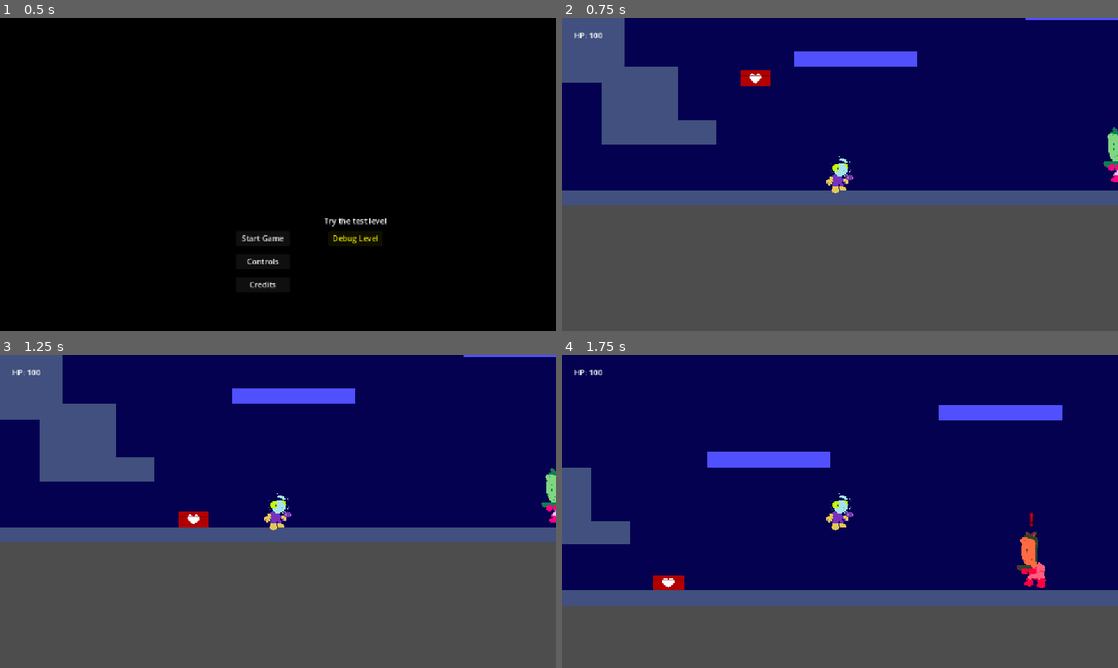
Above: before the commit, frames 1-4 (two rows, left to right).
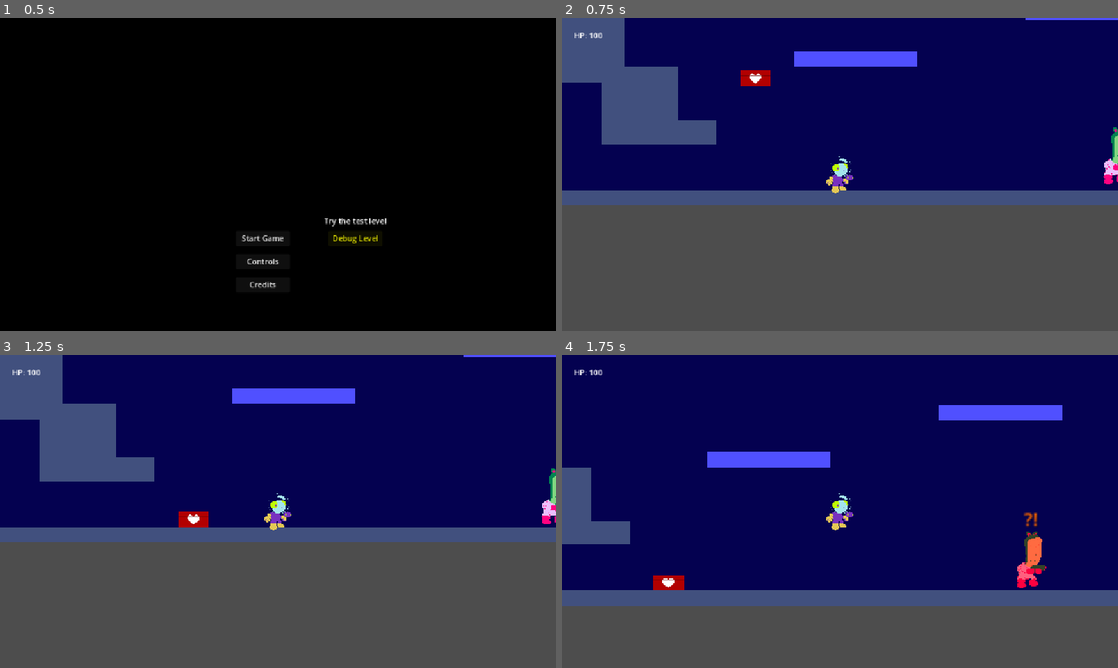
Above: after the commit, the same moments.

Repository: kv-mod3/FightClub-SpacePirates
Game: Godot game, scene res://levels/title_menu.tscn
Same seed, same stepped clock (60 frames per second), same inputs: the game is played once before the commit and once after it.
Inputs:
- Up to frame 1 (0.5 s): no input
- Up to frame 2 (0.75 s): click "Debug Level" at 0.5 s
- Up to frame 3 (1.25 s): no input
- Up to frame 4 (1.75 s): tap Enter (shoot) at 1.25, 1.35 s; hold D (right) from 1.28 s (still down); tap Space (jump) at 1.52 s

Frame 1 is identical in both runs. In frame 2, 0.2% of the frame differs, in the area x 97-100%, y 34-54%; in frame 3, 0.2%; in frame 4, 0.6%, in the area x 81-88%, y 50-75%.

Commit message:
enemy additions
- Enemy now turns around if shot at.
- Player bullet retains info on which direction it is going (this info is passed to the enemy when enemy is collided with)
- Reworked the status indicator function.
- Fixed some comments.

Diff:
--- a/project-space-pirates/levels/level_debug.tscn
+++ b/project-space-pirates/levels/level_debug.tscn
@@ -40,6 +40,7 @@
 
 [node name="PirateEnemy" parent="Enemies" instance=ExtResource("2_03qpd")]
 position = Vector2(128, 0)
+initial_direction = 1
 
 [node name="PirateEnemy2" parent="Enemies" instance=ExtResource("2_03qpd")]
 position = Vector2(752, -128)
--- a/project-space-pirates/objects/enemies/PirateEnemy/pirate_enemy.gd
+++ b/project-space-pirates/objects/enemies/PirateEnemy/pirate_enemy.gd
@@ -83,18 +83,20 @@
 				print("Finished shooting and moving to IDLE state.")
 				current_state = State.IDLE
 
-# Faces enemy depending on which direction it is looking at.
+# Faces enemy's sprite and gun depending on the direction it is in.
 func face_direction() -> void:
+	# Face left.
 	if direction.x > 0:
-		$TestSprite2D.flip_h = true
-		$DetectionArea2D/DetectCollisionShape.position = Vector2(108, 0) # Moves detection collision shape to the right.
-		$MuzzleMarker.position = Vector2(20, 8) # Face enemy muzzle to the right.
-		$MuzzleMarker.rotation_degrees = 180 # Sets the enemy muzzle to a rotation of 180 degrees.
+		$TestSprite2D.flip_h = true # Flips sprite horizontally.
+		$DetectionArea2D/DetectCollisionShape.position = Vector2(108, 0) # Moves detection collision shape.
+		$MuzzleMarker.position = Vector2(20, 8) # Moves enemy muzzle.
+		$MuzzleMarker.rotation_degrees = 180 # Rotates enemy muzzle to 180 degrees.
+	# Face right.
 	if direction.x < 0:
 		$TestSprite2D.flip_h = false
-		$DetectionArea2D/DetectCollisionShape.position = Vector2(-108, 0) # Moves detection collision shape to the left.
-		$MuzzleMarker.position = Vector2(-20, 8) # Face enemy muzzle to the left.
-		$MuzzleMarker.rotation_degrees = 0 # Sets the enemy muzzle to a rotation of 180 degrees.
+		$DetectionArea2D/DetectCollisionShape.position = Vector2(-108, 0)
+		$MuzzleMarker.position = Vector2(-20, 8)
+		$MuzzleMarker.rotation_degrees = 0 # Rotates enemy muzzle to 0 degrees.
 
 
 func move() -> void:
@@ -141,11 +143,9 @@
 		b.transform = $MuzzleMarker.global_transform
 
 
-func take_damage(damage: float) -> void:
-	# TODO: Have enemy move forward if shot.
+func take_damage(damage: float, bullet_direction: String) -> void:
 	if not target:
-		# target =
-		print("Your bullet hit the enemy before he could see you.")
+		status_indicator("?!", "yellow")
 	if taking_damage == false: # Prevents the enemy from taking too many instances of damage while the code runs.
 		taking_damage = true
 		health -= damage
@@ -168,7 +168,22 @@
 		modulate = original_color
 
 		taking_damage = false
-
+	# NOTE: This sequence of code is at the bottom to give the enemy a moment to understand it got hurt.
+	if not target:
+		# Faces enemy towards the direction of the Player's bullets.
+		status_indicator("?", "white")
+		if bullet_direction == "left" and direction.x < 0:
+			direction = Vector2.RIGHT
+			face_direction()
+		if bullet_direction == "right" and direction.x > 0:
+			direction = Vector2.LEFT
+			face_direction()
+
+func surprise_attack() -> void:
+	pass
+
+func forget_about_it() -> void:
+	pass
 
 func _on_detection_area_2d_body_entered(body: Node2D) -> void:
 	# TODO: Check the following "if" statement to see if it even makes sense.
@@ -178,7 +193,7 @@
 		if mode == EnemyMode.ROAMING: # If enemy is roamer, stop movement immediately. BUG: Enemy falls down slower if caught in middle of jump.
 			velocity = Vector2(0, 0)
 			current_state = State.IDLE
-		await status_indicator("!", Color(1, 0, 0))
+		await status_indicator("!", "red")
 		target = body # Sets Player as the target.
 
 
@@ -186,16 +201,21 @@
 # TODO: Check if there's anything that could be done for stationary enemies.
 	if body is Player:
 		print("Player has left the detection range, but the enemy is aware that they are still there.")
-		await status_indicator("?", Color(0.95, 0.8, 0))
+		await status_indicator("?", "white")
 		# BUG: Enemy can sometimes be moving in the wrong direction.
 		if mode == EnemyMode.ROAMING: # NOTE: Bug may be related to targeting note clearing instead, actually.
 			$DirectionTimer.wait_time = 5
 			current_state = State.MOVE
 
 
-func status_indicator(text: String, color: Color) -> void:
+func status_indicator(text: String, color: String) -> void:
 	$StatusLabel.text = text
-	$StatusLabel.label_settings.font_color = color
+	if color == "red":
+		$StatusLabel.label_settings.font_color = Color(1, 0, 0)
+	if color == "yellow":
+		$StatusLabel.label_settings.font_color = Color(0.95, 0.8, 0)
+	if color == "white":
+		$StatusLabel.label_settings.font_color = Color(1, 1, 1)
 	$StatusLabel.visible = true
 	await get_tree().create_timer(1).timeout
 	$StatusLabel.visible = false
--- a/project-space-pirates/objects/player/PlayerPlatformer/player_bullet.gd
+++ b/project-space-pirates/objects/player/PlayerPlatformer/player_bullet.gd
@@ -23,7 +23,15 @@
 
 func _on_body_entered(body: Node2D) -> void:
 	if body.is_in_group("enemies"):
-		body.take_damage(DAMAGE)
+		# TODO: There probably should be a check here to make sure an enemy has the method.
+		# Checks if bullet is moving in the direction of right or left.
+		if rotation_degrees == 0:
+			body.take_damage(DAMAGE, "right")
+		if rotation_degrees == -180:
+			body.take_damage(DAMAGE, "left")
+		# TODO: Delete the following else statement when not needed anymore.
+		else:
+			print("Bullet's rotation was in %d degrees." % rotation_degrees)
 		queue_free() # Deletes bullet on collision.
 	if body.is_in_group("solids"):
 		queue_free()
